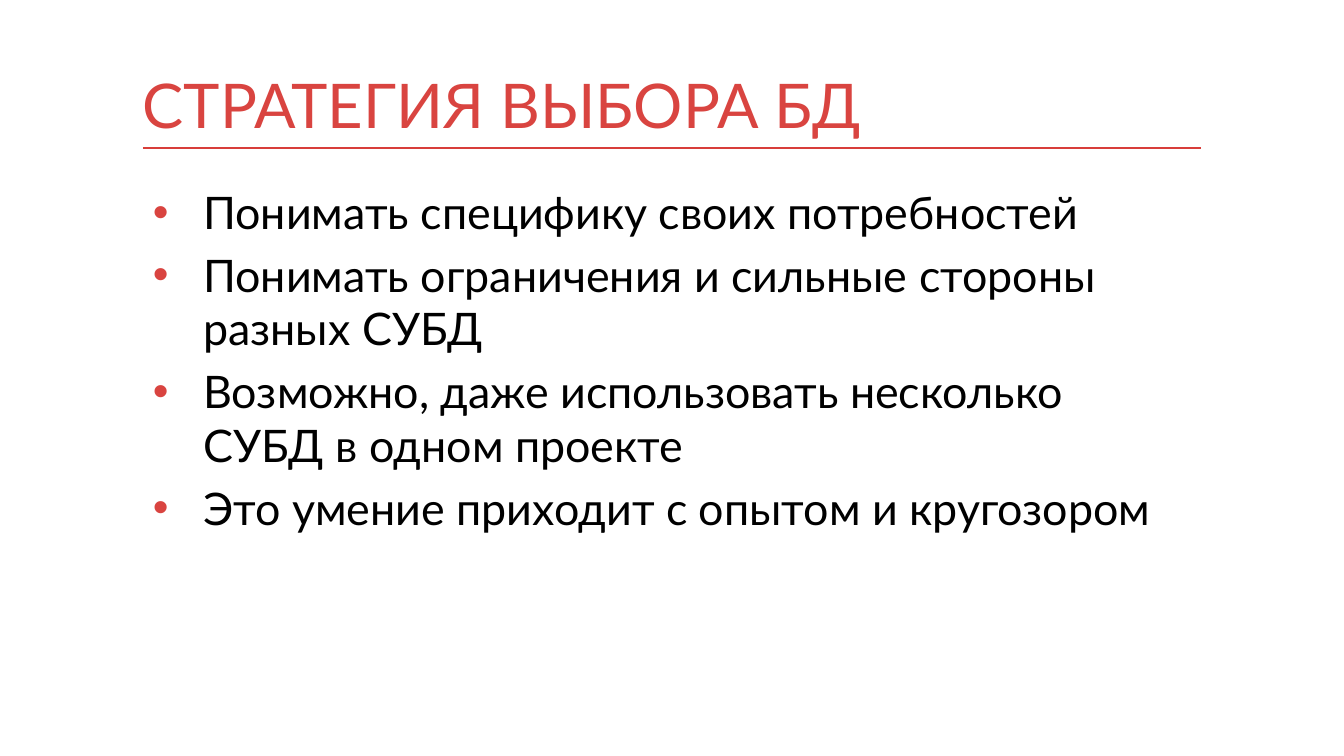
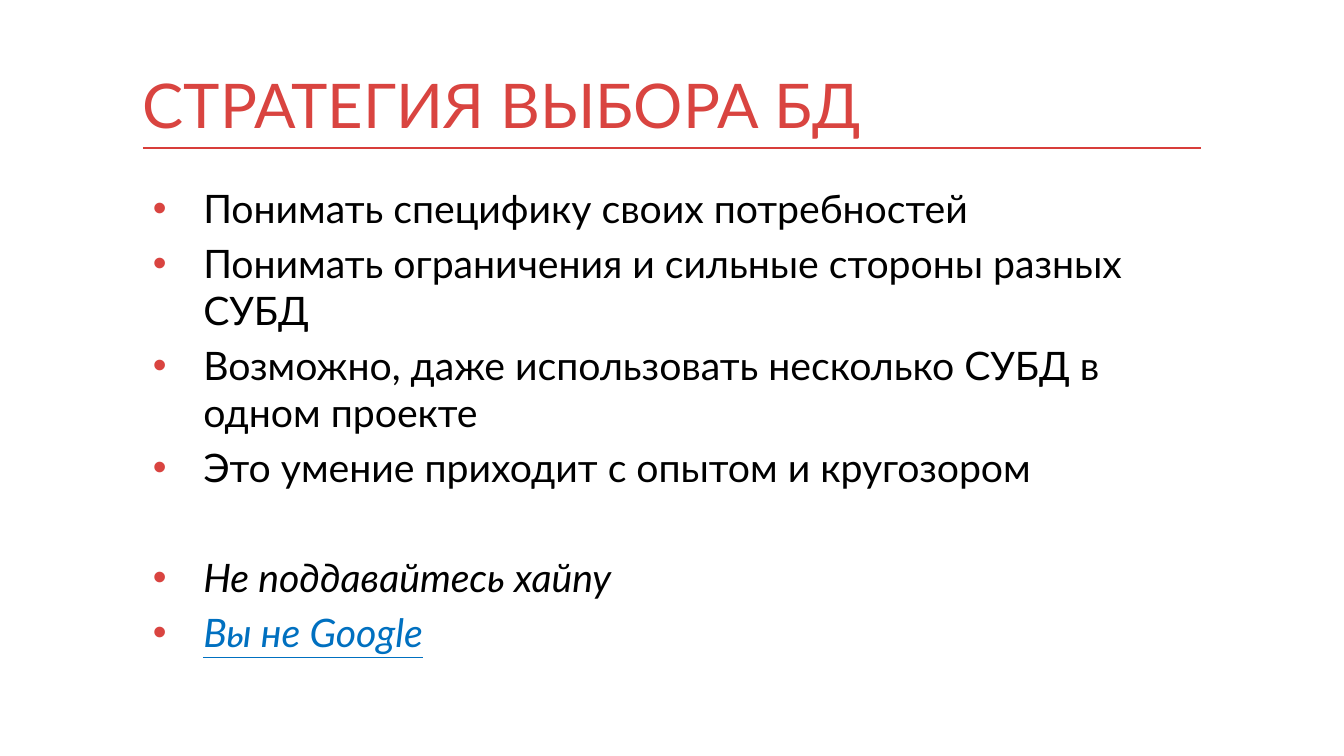
Before and after one commit to waverma/db, a slide deck: slide 57 of db.pptx (slide 53 before the commit). Drawn at 1344x756 pixels with LibreOffice and Linux fonts; fonts in the diff are those of the drawing. Boxes give left, top, right and bottom in pixels: in the first picture for what was removed or moved away, otherwise in the second. Text is boxed around its words. In the diff, an @@ line names an element or a change of style, - is before the commit and + after.

```diff
--- a/db.pptx
+++ b/db.pptx
@@ text at [203, 194, 1122, 489]: size 32 to 28 pt in "Понимать специфику своих потребностей", "Понимать ограничения и сильные стороны разных СУБД", "Возможно, даже использовать несколько СУБД в одном ...", "Это умение приходит с опытом и кругозором" @@
@@ text at [203, 563, 611, 654]: paragraphs added @@
+• Не поддавайтесь хайпу
+• Вы не Google
```
Also in this commit, not shown: 9 other slides changed, 4 slides added.
